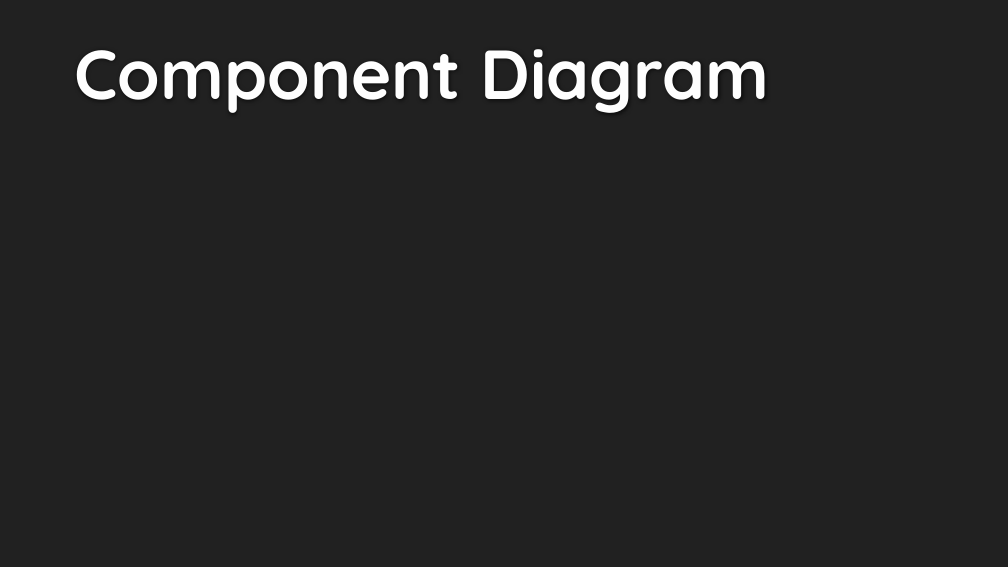
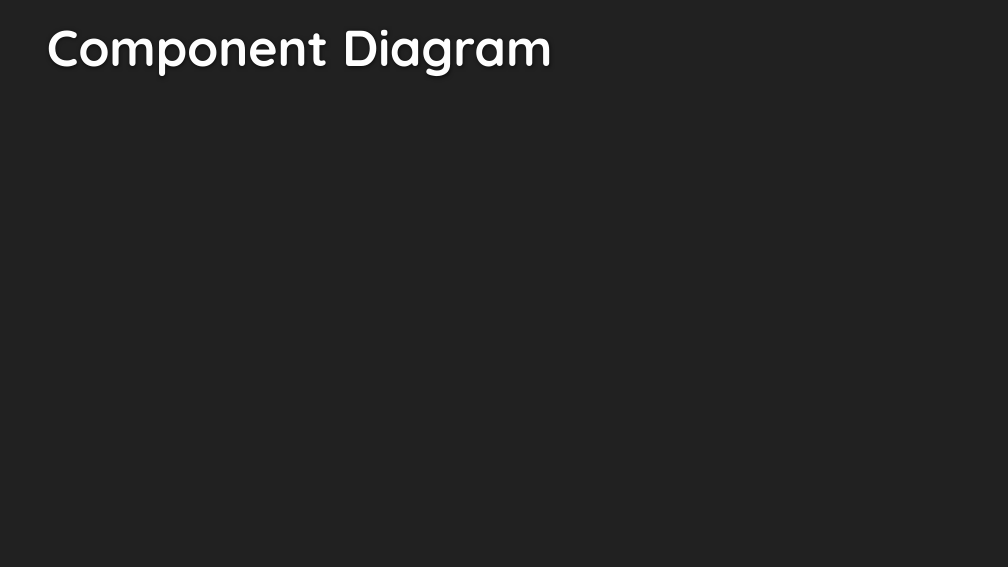
Before and after one commit to seans888/Thomas-n-Friends, a slide deck: slide 19 of Midterm-PPT.pptx. Drawn at 1008x567 pixels with LibreOffice and Linux fonts; fonts in the diff are those of the drawing; background and template pictures are left out. Boxes give left, top, right and bottom in pixels: in the first picture for what was removed or moved away, otherwise in the second. Text is boxed around its words. In the diff, an @@ line names an element or a change of style, - is before the commit and + after.

```diff
--- a/Midterm-PPT.pptx
+++ b/Midterm-PPT.pptx
@@ text "Component Diagram": place and size @@
-text "Component Diagram" at (75,49,770,113)
+text "Component Diagram" at (47,29,552,76)
@@ text "Component Diagram" at (47,29,552,76): size 66 to 48 pt @@
```
Also in this commit, not shown: 2 other slides changed, 4 other files.
